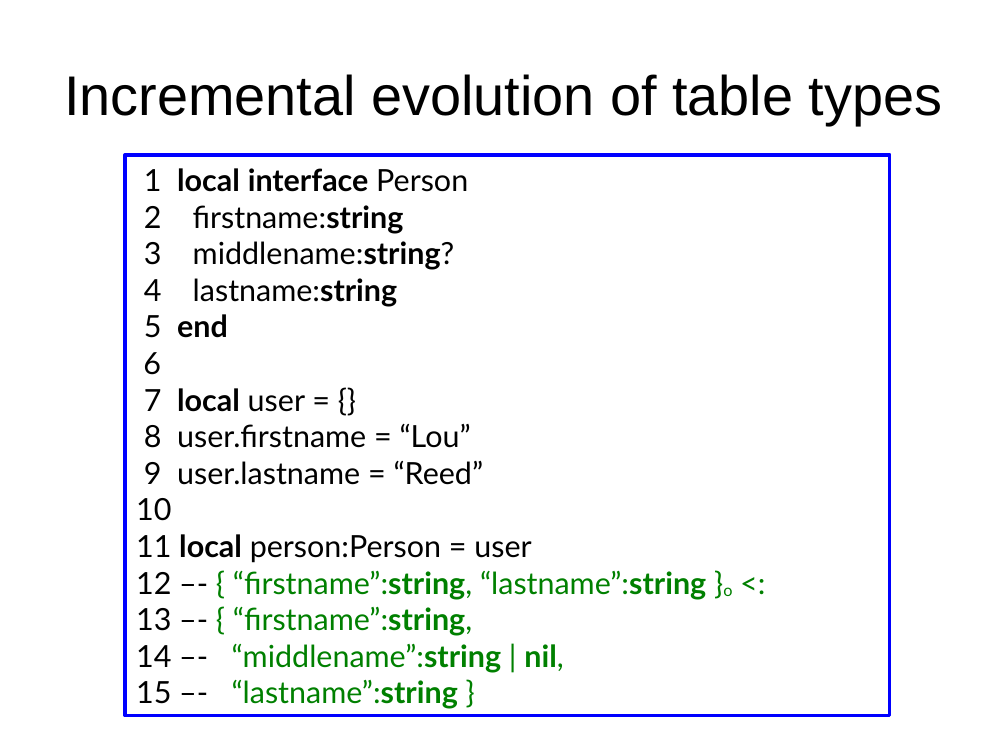
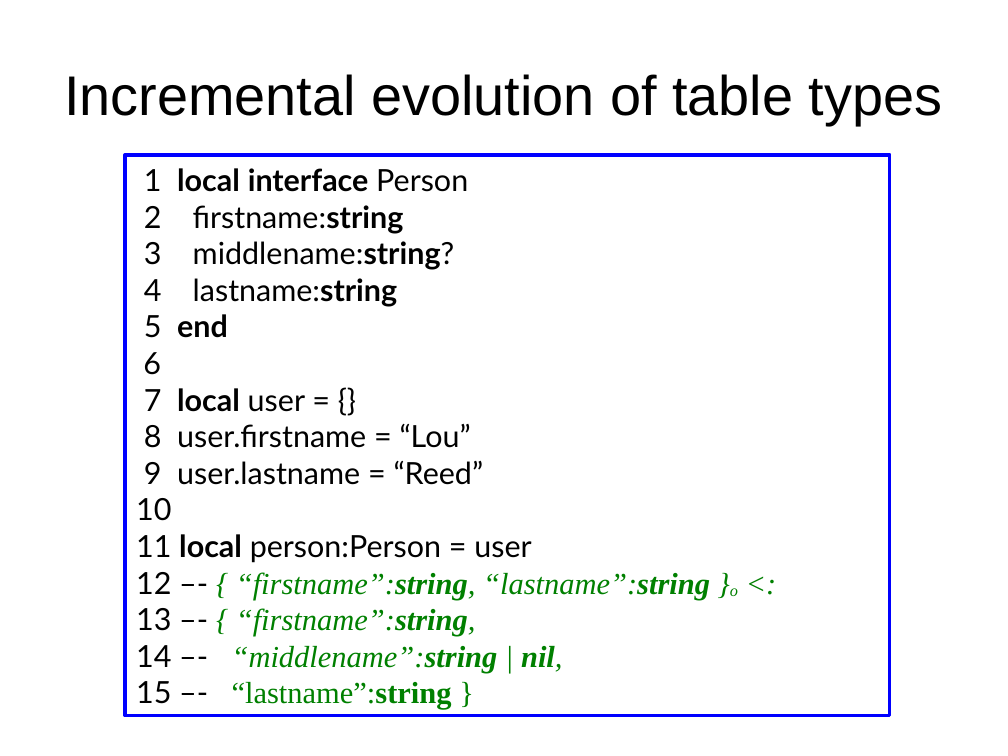
Before and after one commit to andremm/typedlua, a slide deck: slide 27 of doc/slides/dyla2014.odp. Drawn at 1008x756 pixels with LibreOffice and Linux fonts; fonts in the diff are those of the drawing. Boxes give left, top, right and bottom in pixels: in the first picture for what was removed or moved away, otherwise in the second. Text is boxed around its words. In the diff, an @@ line names an element or a change of style, - is before the commit and + after.

```diff
--- a/doc/slides/dyla2014.odp
+++ b/doc/slides/dyla2014.odp
@@ text in rectangle at (136,572,738,710): font Lato to Times New Roman in "{ “firstname”:string, “lastname”:string }o <:", "{ “firstname”:string,", "“middlename”:string | nil,", "“lastname”:string }"; italic on in "{ “firstname”:string, “lastname”:string }o <:", "{ “firstname”:string,", "“middlename”:string | nil," @@
```
Also in this commit, not shown: 20 other slides changed.
